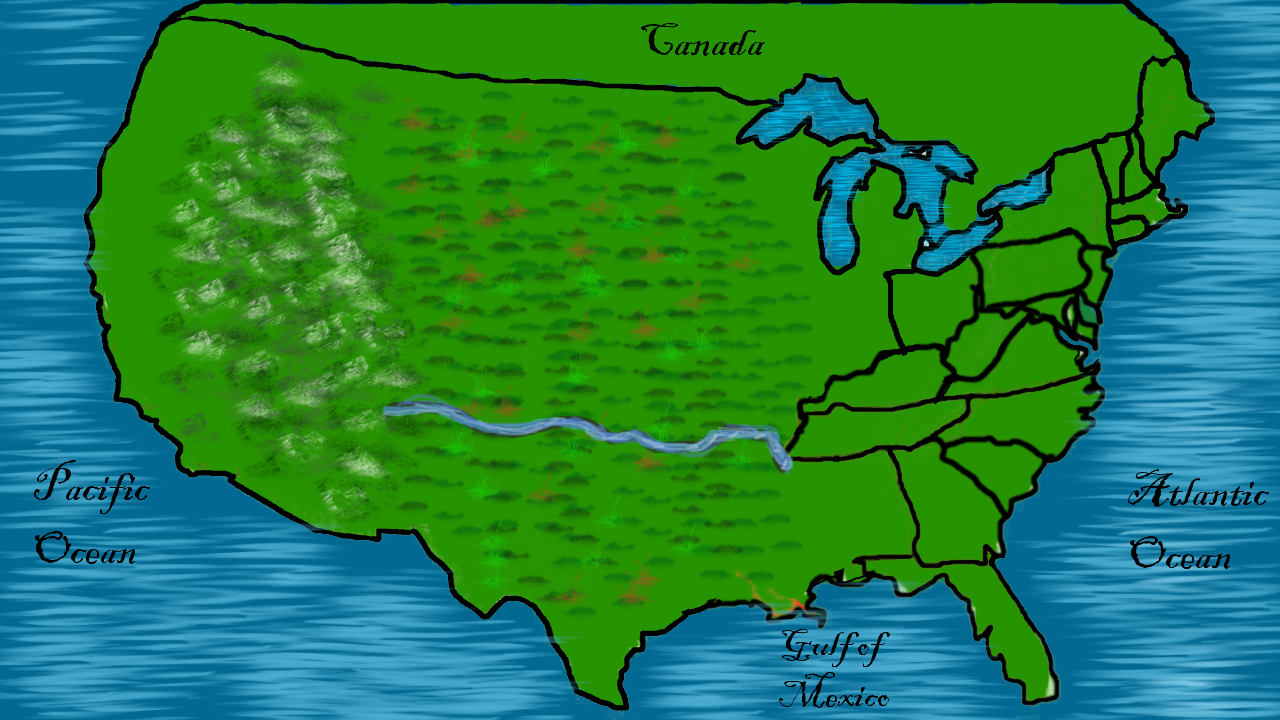
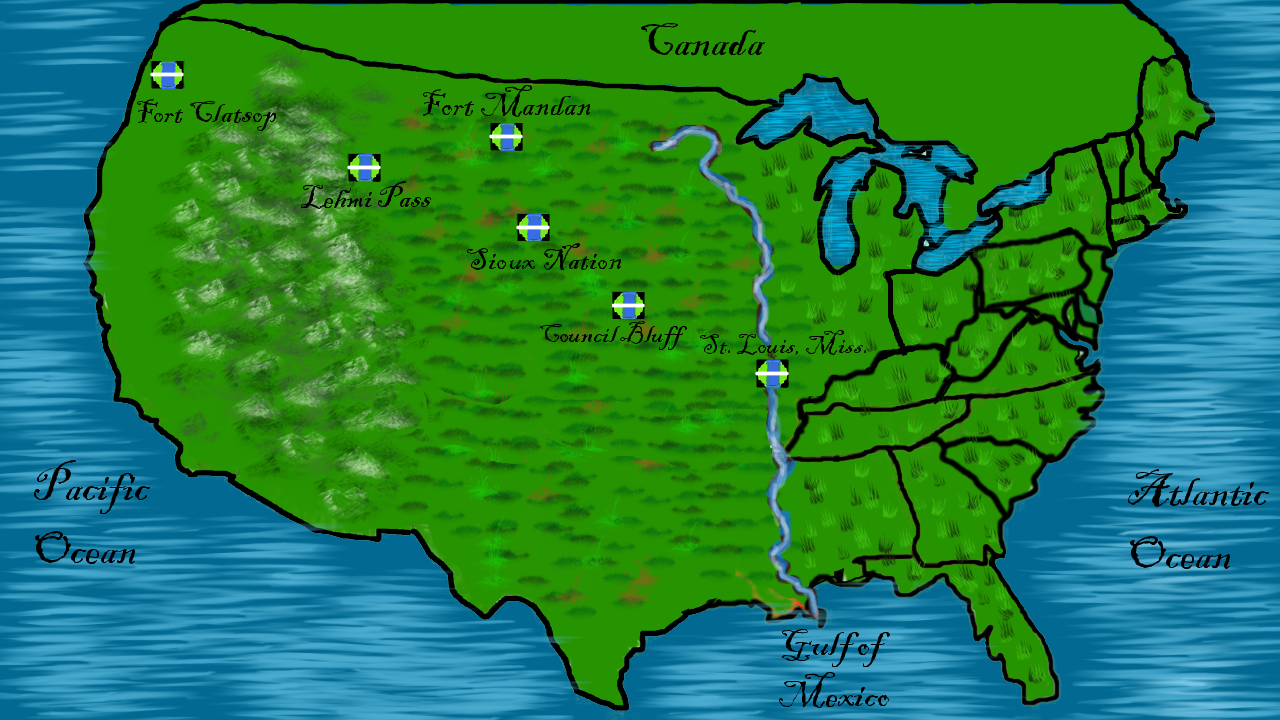
Before/after of a 1280 × 720 layered artwork. What changed in the layer stack:
added layer "Layer 7(pasted)" above "Layer 1" over [512,213,704,448]
painted on "Layer 1" over [137,59,1196,696]
